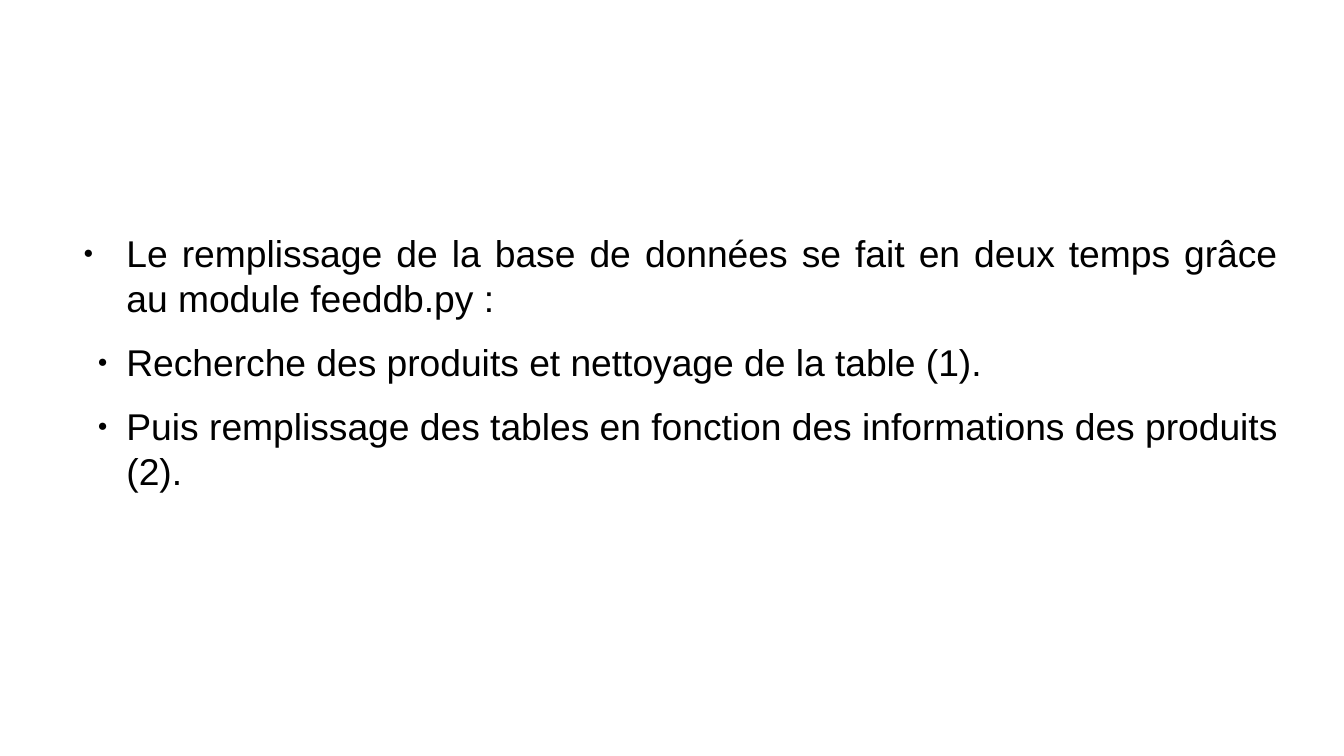
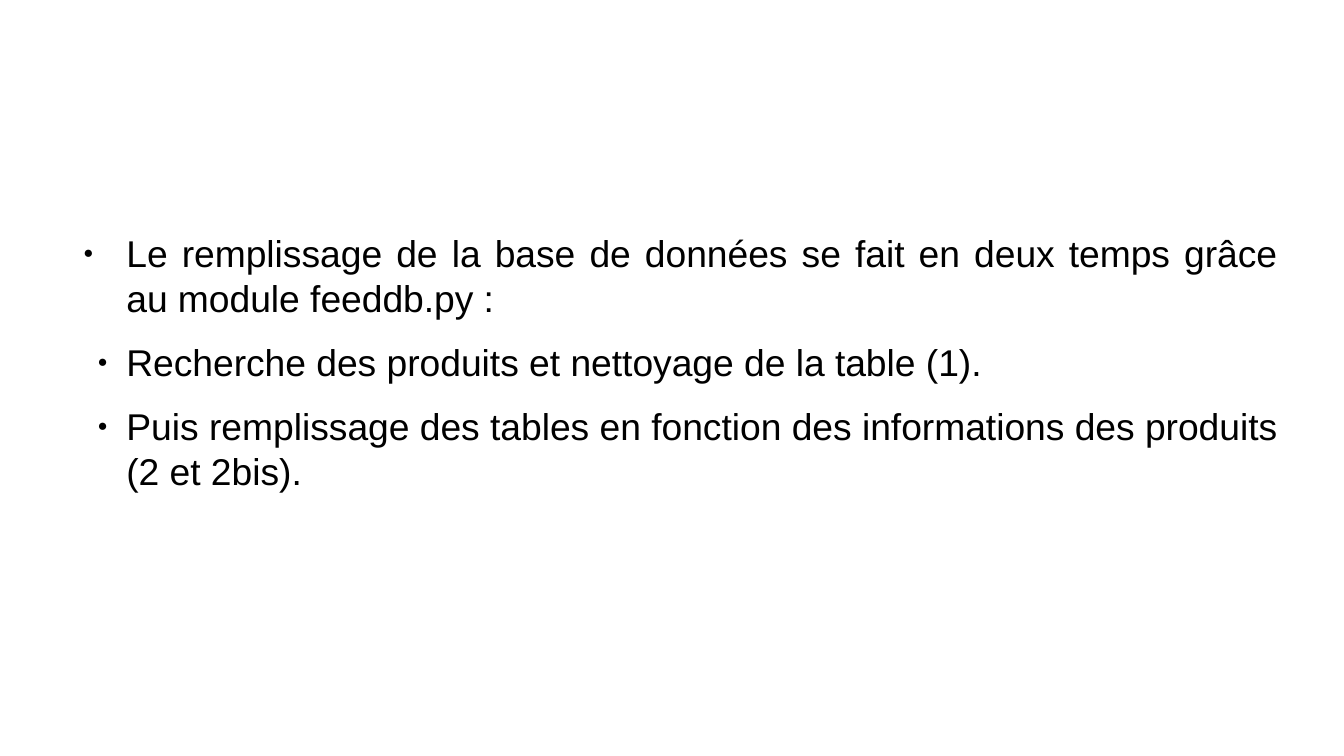
Before and after one commit to herodote2242/projet5_openfoodfacts, a slide deck: slide 5 of presentation_soutenance.pptx. Drawn at 1344x756 pixels with LibreOffice and Linux fonts; fonts in the diff are those of the drawing; background and template pictures are left out. Boxes give left, top, right and bottom in pixels: in the first picture for what was removed or moved away, otherwise in the second. Text is boxed around its words. In the diff, an @@ line names an element or a change of style, - is before the commit and + after.

```diff
--- a/presentation_soutenance.pptx
+++ b/presentation_soutenance.pptx
@@ text at [126, 413, 1277, 492]: text changed @@
-  ● Puis remplissage des tables en fonction des informations des produits (2).
+  ● Puis remplissage des tables en fonction des informations des produits (2 et 2bis).
```
Also in this commit, not shown: 6 other slides changed, 3 other files.
